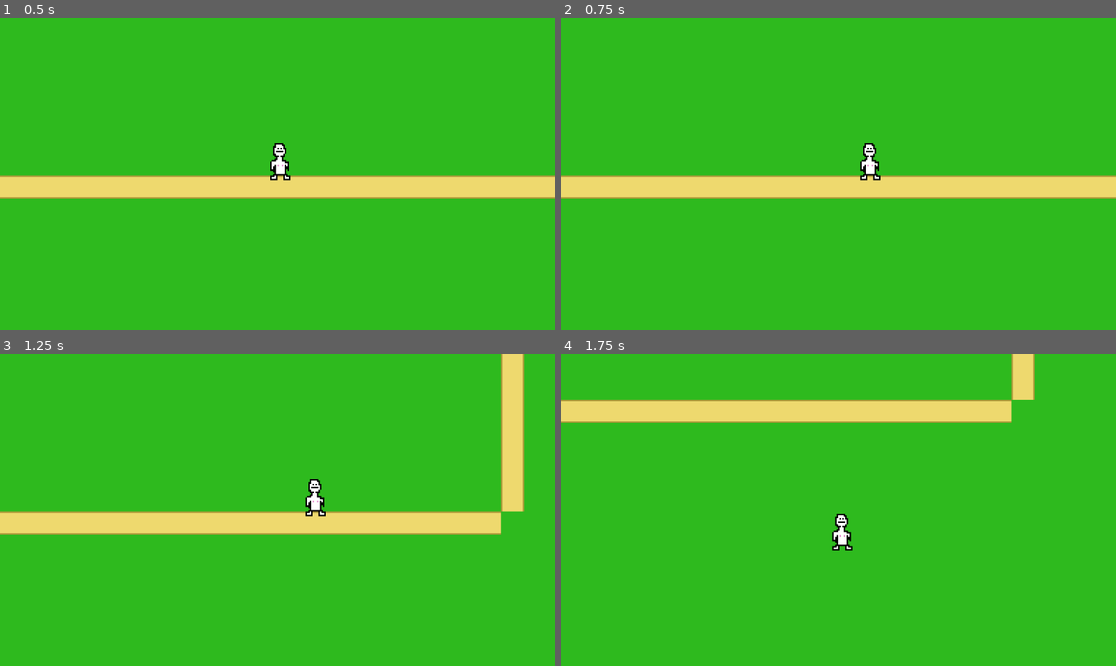
Above: before the commit, frames 1-4 (two rows, left to right).
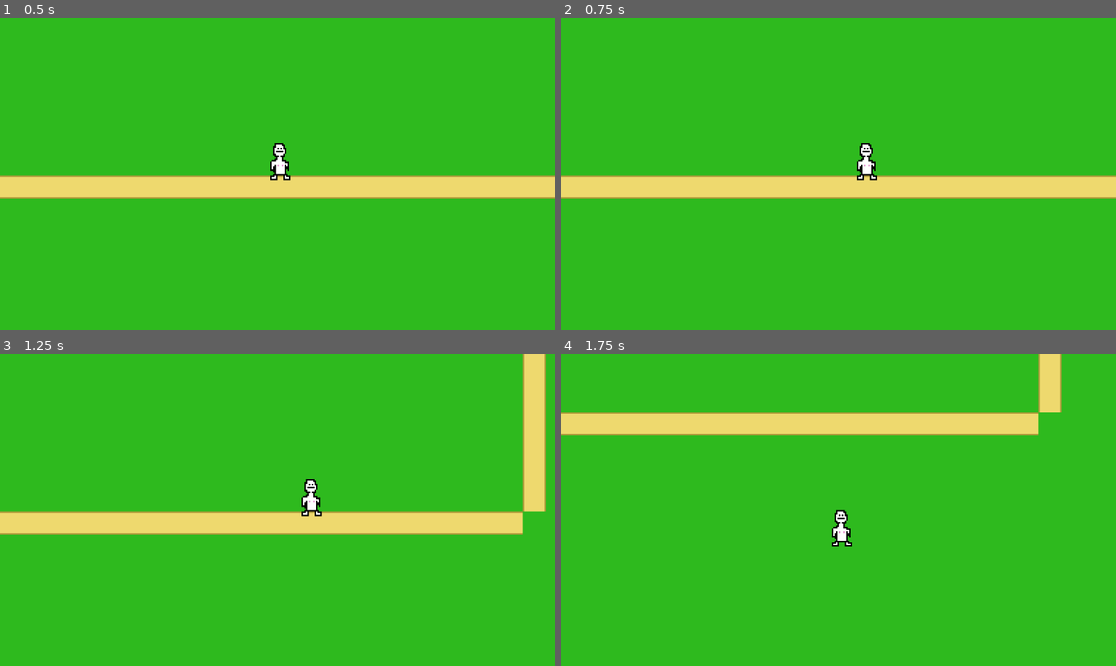
Above: after the commit, the same moments.

Repository: AidenGillis/MediQuestPractice
Game: Godot game, scene res://Main/main.tscn
The game is run twice, just before and just after one commit, with the same random seed, the same clock (stepped at 60 frames per second) and the same inputs.
Inputs:
- Up to frame 1 (0.5 s): no input
- Up to frame 2 (0.75 s): tap Enter at 0.5 s; hold Right (ui_right) from 0.53 s (still down)
- Up to frame 3 (1.25 s): keep holding Right (ui_right)
- Up to frame 4 (1.75 s): release Right (ui_right) at 1.28 s; hold Down (ui_down) from 1.28 s (still down)

Frame 1 is identical in both runs. In frame 2, 0.3% of the frame differs, in the area x 53-58%, y 40-53%; in frame 3, 4.7%; in frame 4, 9.3%, in the area x 0-91%, y 0-64%.

Commit message:
Wall bump sound and code completed

Diff:
--- a/Main/Player/player.gd
+++ b/Main/Player/player.gd
@@ -1,9 +1,9 @@
 class_name Player
 extends CharacterBody2D
 
-@export var speed: float =225.0
+@export var speed: float =200
 var currentHealth: int = 3
-
+var HitsWall = false
 func _physics_process(delta):
 	var input_vector = Vector2.ZERO
 	input_vector.x = Input.get_action_strength("ui_right") - Input.get_action_strength("ui_left")
@@ -11,6 +11,16 @@
 
 	if input_vector != Vector2.ZERO:
 		input_vector = input_vector.normalized()
+	var hit_wall_this_frame = false
 
+	for i in range(get_slide_collision_count()):
+		var collision = get_slide_collision(i)
+		if collision.get_collider() is StaticBody2D:
+			hit_wall_this_frame = true
+
+	if hit_wall_this_frame and not HitsWall:
+				$"../../../Walls/WallBump".play()
+
+	HitsWall = hit_wall_this_frame
 	velocity = input_vector * speed
 	move_and_slide()
--- a/Main/main.tscn
+++ b/Main/main.tscn
@@ -1,6 +1,7 @@
-[gd_scene load_steps=29 format=4 uid="uid://ko2tophmfmg8"]
+[gd_scene load_steps=30 format=4 uid="uid://ko2tophmfmg8"]
 
 [ext_resource type="Texture2D" uid="uid://qu5f1imspu48" path="res://Sprites/CobbleStone_Floor.png" id="1_f3gf5"]
+[ext_resource type="Script" uid="uid://pxnqqj0abqeb" path="res://Main/walls.gd" id="1_uhr2j"]
 [ext_resource type="AudioStream" uid="uid://3q3o8l50lpxp" path="res://Sound Effects/Wall Bump.mp3" id="2_l5bfp"]
 [ext_resource type="Texture2D" uid="uid://crhtn63j3pi7l" path="res://Sprites/FullGrass.png" id="2_rix8b"]
 [ext_resource type="Texture2D" uid="uid://bn4156detjydo" path="res://Sprites/Grass Edge L.png" id="3_0jx5h"]
@@ -99,6 +100,7 @@
 metadata/_edit_use_anchors_ = true
 
 [node name="Walls" type="StaticBody2D" parent="."]
+script = ExtResource("1_uhr2j")
 
 [node name="TopWall" type="CollisionShape2D" parent="Walls"]
 position = Vector2(426, -150)
@@ -118,8 +120,9 @@
 position = Vector2(-167, 181)
 shape = SubResource("RectangleShape2D_1bvp3")
 
-[node name="AudioStreamPlayer2D" type="AudioStreamPlayer2D" parent="Walls"]
+[node name="WallBump" type="AudioStreamPlayer2D" parent="Walls"]
 stream = ExtResource("2_l5bfp")
+volume_db = 1.0
 
 [node name="TileMapBackground" type="Node2D" parent="."]
 
--- a/Main/walls.gd
+++ b/Main/walls.gd
@@ -0,0 +1,2 @@
+extends StaticBody2D
+class_name Walls
Not shown, changed: Sound Effects/Wall Bump.mp3.import
Not shown, changed: Sprites/Boundary_Tree.png.import
Not shown, changed: Sprites/CobbleStone_Floor.png.import
Not shown, changed: Sprites/Evil Piskel.png.import
Not shown, changed: Sprites/FullGrass.png.import
Not shown, changed: Sprites/Grass Edge BL.png.import
Not shown, changed: Sprites/Grass Edge L.png.import
Not shown, changed: Sprites/New Piskel-1.png.png.import
Not shown, changed: Sprites/Path.png.import
Not shown, changed: Sprites/PathEdge.png.import
Not shown, changed: Sprites/PathMain.png.import
Not shown, changed: Sprites/Sprite-Alien-Sheet.png.import
(and 2 more such lines)
